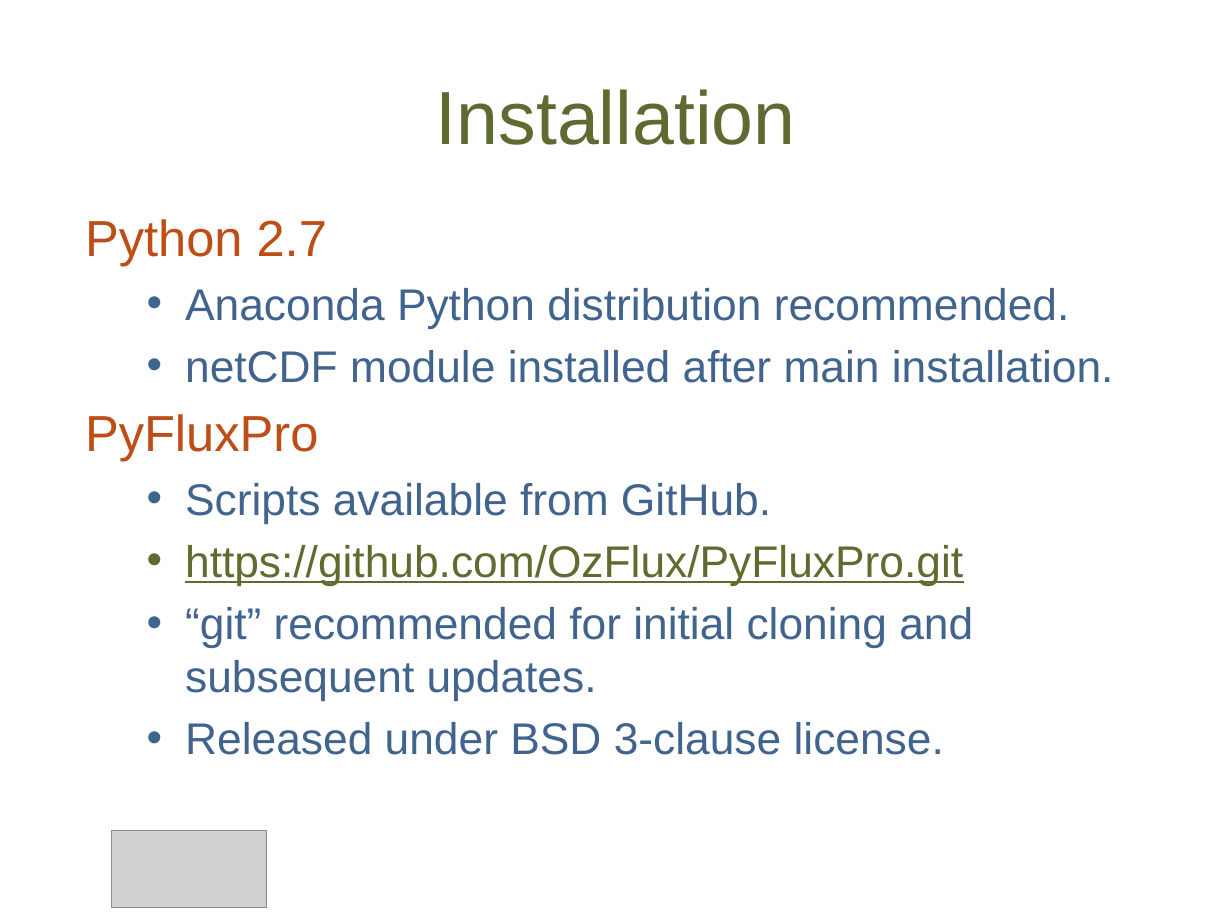
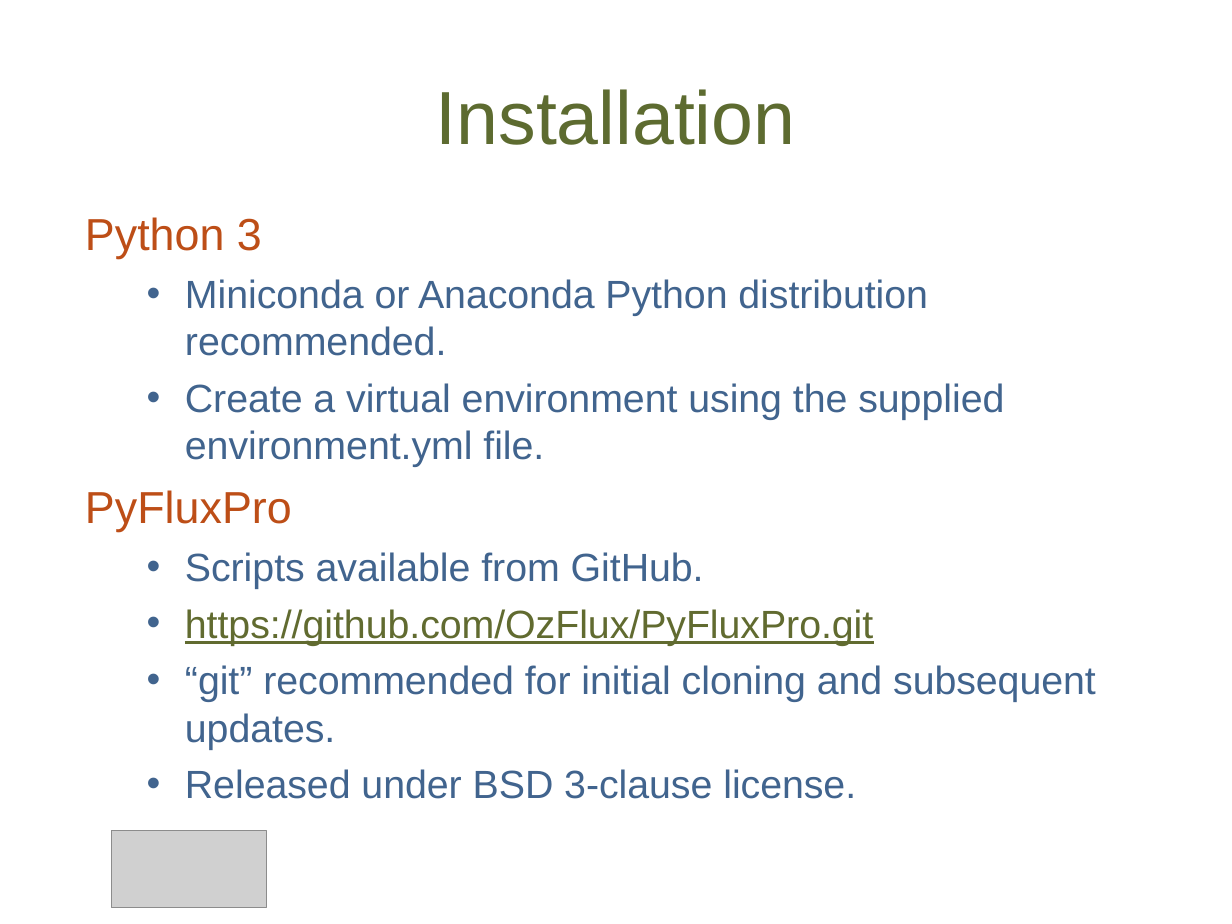
Before and after one commit to OzFlux/PyFluxPro, a slide deck: slide 8 of docs/An_Introduction_to_PyFluxPro.pptx. Drawn at 1232x924 pixels with LibreOffice and Linux fonts; fonts in the diff are those of the drawing; grey boxes stand for pictures; background and template pictures are left out. Boxes give left, top, right and bottom in pixels: in the first picture for what was removed or moved away, otherwise in the second. Text is boxed around its words. In the diff, an @@ line names an element or a change of style, - is before the commit and + after.

```diff
--- a/docs/An_Introduction_to_PyFluxPro.pptx
+++ b/docs/An_Introduction_to_PyFluxPro.pptx
@@ text at (85, 217, 1004, 467): text changed; size 25.9 to 23 pt @@
-Python 2.7
-  • Anaconda Python distribution recommended.
-  • netCDF module installed after main installation.
+Python 3
+  • Miniconda or Anaconda Python distribution recommended.
+  • Create a virtual environment using the supplied environment.yml file.
@@ text at (85, 490, 1096, 799): size 29.6 to 26.2 pt in "PyFluxPro"; size 25.9 to 23 pt in "Scripts available from GitHub.", "https://github.com/OzFlux/PyFluxPro.git", "“git” recommended for initial cloning and subsequent ...", "Released under BSD 3-clause license."; indent changed @@
```
Also in this commit, not shown: 23 other slides changed.
